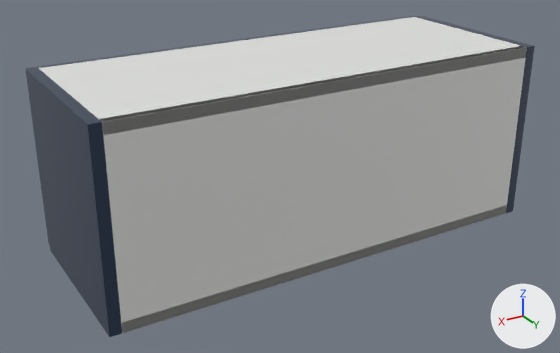
Renders of the glTF model storefront/public/cabinet-inventory/models/oppein-pb-bss-w3012.glb from each side of a commit.
The view is the same before and after, from a 50 mm camera at (1.017, 0.873, 0.614) aimed at (0.407, -0.144, 0.105). Lighting does not change. The marker at lower right points along +X, +Y and +Z. The picture after the commit comes second. Where no turn or scale is listed for an object, it has been applied to the vertices.

The older version as bpy lines, for what is in view:
```python
me_cube = bpy.data.meshes.new('Cube')
me_cube.from_pydata(...)  # 56 vertices, 108 faces; spans x -0.009..0.009, y -0.142..0.142, z -0.152..0.152
me_cube.materials.append(mat_supplier_finish___blue_single_shaker)  # dark blue #24364f
me_cube_001 = bpy.data.meshes.new('Cube.001')
me_cube_001.from_pydata(...)  # 56 vertices, 108 faces; spans x -0.009..0.009, y -0.142..0.142, z -0.152..0.152
me_cube_001.materials.append(mat_supplier_finish___blue_single_shaker)  # dark blue #24364f
me_cube_002 = bpy.data.meshes.new('Cube.002')
me_cube_002.from_pydata(...)  # 56 vertices, 108 faces; spans x -0.363..0.363, y -0.006..0.006, z -0.152..0.152
me_cube_002.materials.append(mat_cabinet_interior___visual_interpretation)  # white #e5e6e3
ob_cabinet_back = bpy.data.objects.new('Cabinet back', me_cube_002)
ob_cabinet_back.location = (0.381, -0.006, 0.152)
ob_cabinet_side = bpy.data.objects.new('Cabinet side', me_cube)
ob_cabinet_side.location = (0.009, -0.142, 0.152)
ob_cabinet_side_001 = bpy.data.objects.new('Cabinet side.001', me_cube_001)
ob_cabinet_side_001.location = (0.753, -0.142, 0.152)
# also in view: 'Cabinet top' at (0.381, -0.142, 0.296); 'Door.001' at (0.571, -0.295, 0.152); 'Cabinet bottom' at (0.381, -0.142, 0.009)
```
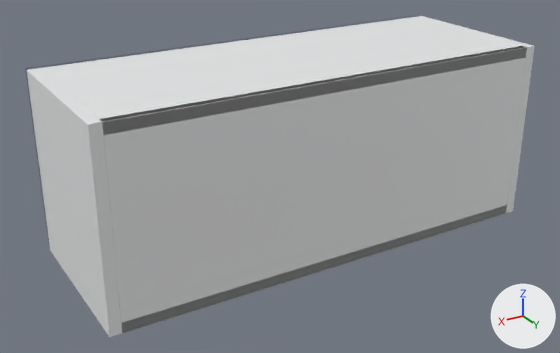
What differs and where, as boxes (x1, y1, x2, y2) in the pictures (560 x 353 px):
'Cabinet side.001', recoloured (lighter)
    both: (27, 68, 122, 337)
'Cabinet side', recoloured
    both: (417, 16, 535, 213)

Patch to the scene script:
```diff
--- a/storefront/public/cabinet-inventory/models/oppein-pb-bss-w3012.glb.py
+++ b/storefront/public/cabinet-inventory/models/oppein-pb-bss-w3012.glb.py
@@ mat_white_cabinet_carcass @@
+mat_white_cabinet_carcass = principled_material('White cabinet carcass')
+mat_white_cabinet_carcass.base_color = (0.82, 0.83, 0.835)  # white #eaebec
+mat_white_cabinet_carcass.roughness = 0.48
@@ me_cube @@
 me_cube.from_pydata(...)  # 56 vertices, 108 faces; spans x -0.009..0.009, y -0.142..0.142, z -0.152..0.152
-me_cube.materials.append(mat_supplier_finish___blue_single_shaker)  # dark blue #24364f
+me_cube.materials.append(mat_white_cabinet_carcass)  # white #eaebec
@@ me_cube_001 @@
 me_cube_001.from_pydata(...)  # 56 vertices, 108 faces; spans x -0.009..0.009, y -0.142..0.142, z -0.152..0.152
-me_cube_001.materials.append(mat_supplier_finish___blue_single_shaker)  # dark blue #24364f
+me_cube_001.materials.append(mat_white_cabinet_carcass)  # white #eaebec
```
